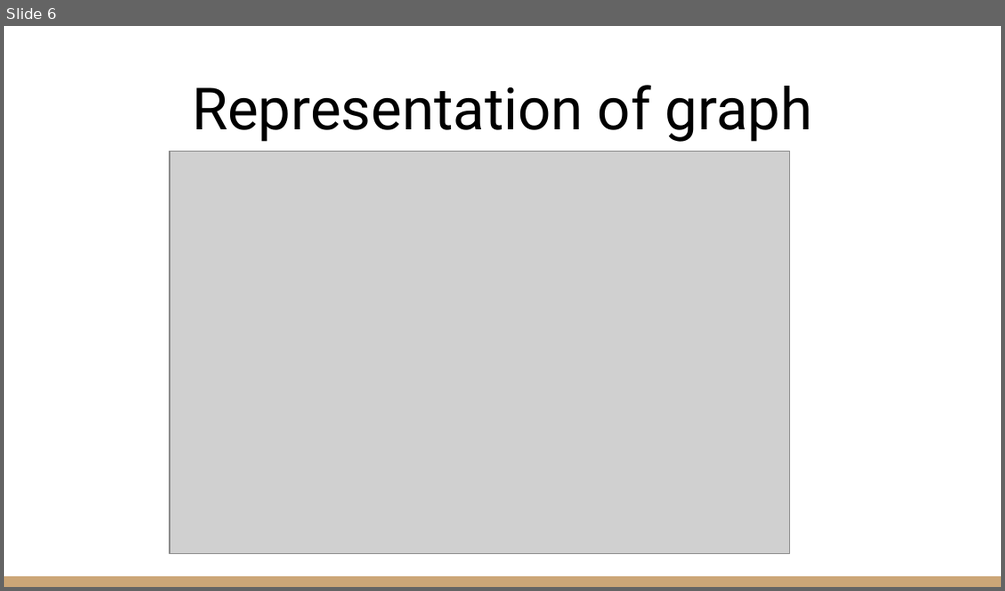
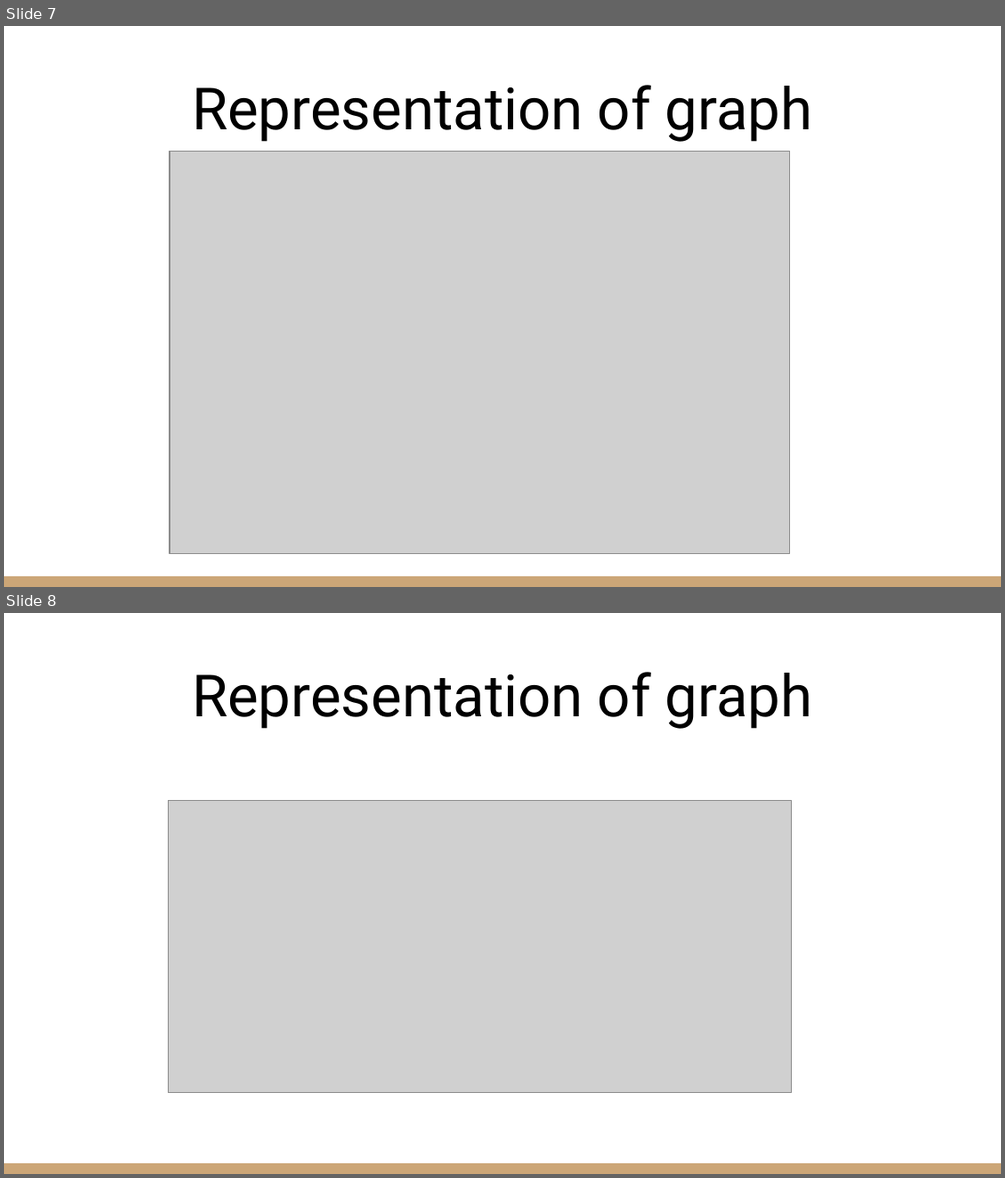
Before and after one commit to jahangirovich/myProject, a slide deck: Graph theory overview..pptx. Shown one above the other, each under a label of ours: slide 6 before the commit, slides 7 and 8 after it. The pictures are 1005x591 and 1005x1178 pixels, drawn with LibreOffice and Linux fonts; fonts in the diff are those of the drawing; grey boxes stand for pictures. Boxes give left, top, right and bottom in pixels: in the first picture for what was removed or moved away, otherwise in the second. Text is boxed around its words. In the diff, an @@ line names an element or a change of style, - is before the commit and + after.

```diff
--- a/Graph theory overview..pptx
+++ b/Graph theory overview..pptx
@@ slide 8 added at (4,613,1001,1174), background #FFFFFF; not listed: 1 template element that a slide beside it also shows @@
@@ title added at (192,672,813,729), 42 pt, text #000000 @@
+Representation of graph
@@ picture added at (169,801,792,1093) @@
@@ what was slide 6 is now slide 7 @@
```
Also in this commit, not shown: 2 other slides added, 4 other files.
